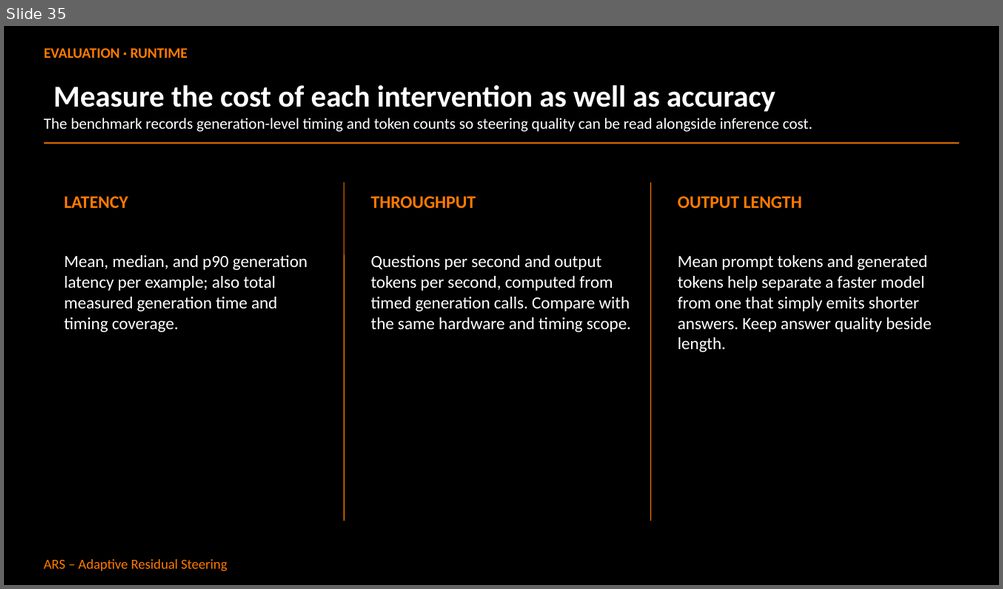
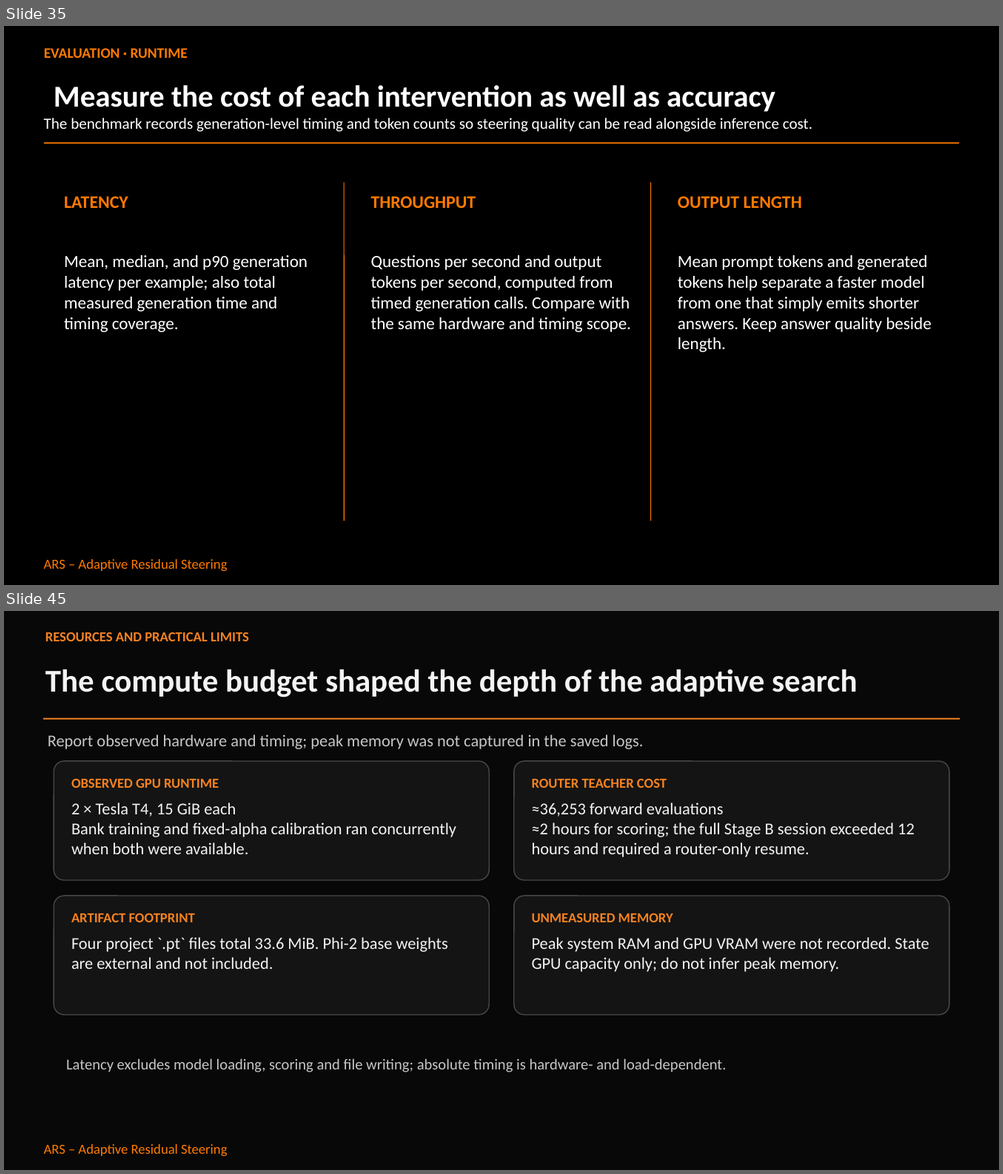
Before and after one commit to Abdullah182155/adaptive-residual-steering, a slide deck: ARS_Research_Presentation.pptx. Shown one above the other, each under a label of ours: slide 35 before the commit, slides 35 and 45 after it; the slides between them are not shown. The pictures are 1003x589 and 1003x1174 pixels, drawn with LibreOffice and Linux fonts; fonts in the diff are those of the drawing. Boxes give left, top, right and bottom in pixels: in the first picture for what was removed or moved away, otherwise in the second. Text is boxed around its words. In the diff, an @@ line names an element or a change of style, - is before the commit and + after.

Commit message:
docs: finalize research handoff and presentation
Record the completed benchmark evidence, release provenance, limitations, and references alongside the reviewed research deck.

```diff
--- a/ARS_Research_Presentation.pptx
+++ b/ARS_Research_Presentation.pptx
@@ slide 45 added at (4,611,999,1170), background #080808; not listed: 1 template element that a slide beside it also shows @@
@@ text added at (45,632,249,641), 10 pt, text #F58220, bold @@
+RESOURCES AND PRACTICAL LIMITS
@@ text added at (45,669,856,698), 23 pt, text #F3F3F3, bold @@
+The compute budget shaped the depth of the adaptive search
@@ line added from (44, 718) to (959, 718), #F58220 1.13 pt @@
@@ text added at (48,735,643,749), 12 pt, text #C6C6C6 @@
+Report observed hardware and timing; peak memory was not captured in the saved logs.
@@ rounded rectangle added at (54,761,489,880), fill #141414, outline #474747 0.75 pt @@
@@ rounded rectangle added at (513,761,949,880), fill #141414, outline #474747 0.75 pt @@
@@ text added at (71,778,219,788), 10 pt, text #F58220, bold @@
+OBSERVED GPU RUNTIME
@@ text added at (532,778,666,788), 10 pt, text #F58220, bold @@
+ROUTER TEACHER COST
@@ text added at (71,803,456,854), 12 pt, text #F3F3F3 @@
+2 × Tesla T4, 15 GiB each
+Bank training and fixed-alpha calibration ran concurrently when both were available.
@@ text added at (532,803,914,857), 12 pt, text #F3F3F3 @@
+≈36,253 forward evaluations
+≈2 hours for scoring; the full Stage B session exceeded 12 hours and required a router-only resume.
@@ rounded rectangle added at (54,895,489,1015), fill #141414, outline #474747 0.75 pt @@
@@ rounded rectangle added at (513,895,949,1015), fill #141414, outline #474747 0.75 pt @@
@@ text added at (71,913,195,923), 10 pt, text #F58220, bold @@
+ARTIFACT FOOTPRINT
@@ text added at (532,913,673,923), 10 pt, text #F58220, bold @@
+UNMEASURED MEMORY
@@ text added at (71,937,448,969), 12 pt, text #F3F3F3 @@
+Four project `.pt` files total 33.6 MiB. Phi-2 base weights are external and not included.
@@ text added at (532,937,928,972), 12 pt, text #F3F3F3 @@
+Peak system RAM and GPU VRAM were not recorded. State GPU capacity only; do not infer peak memory.
@@ text added at (66,1059,726,1073), 11 pt, text #C6C6C6 @@
+Latency excludes model loading, scoring and file writing; absolute timing is hardware- and load-dependent.
```
Also in this commit, not shown: 8 slides changed, 14 other slides added, 9 slides removed, 12 other files.
